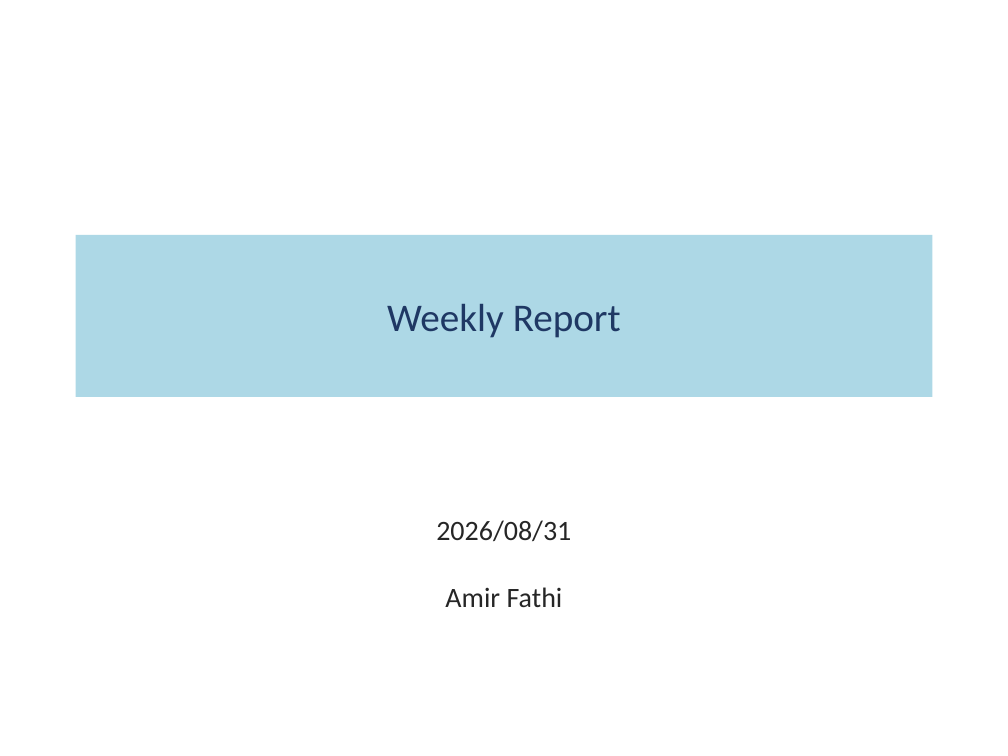
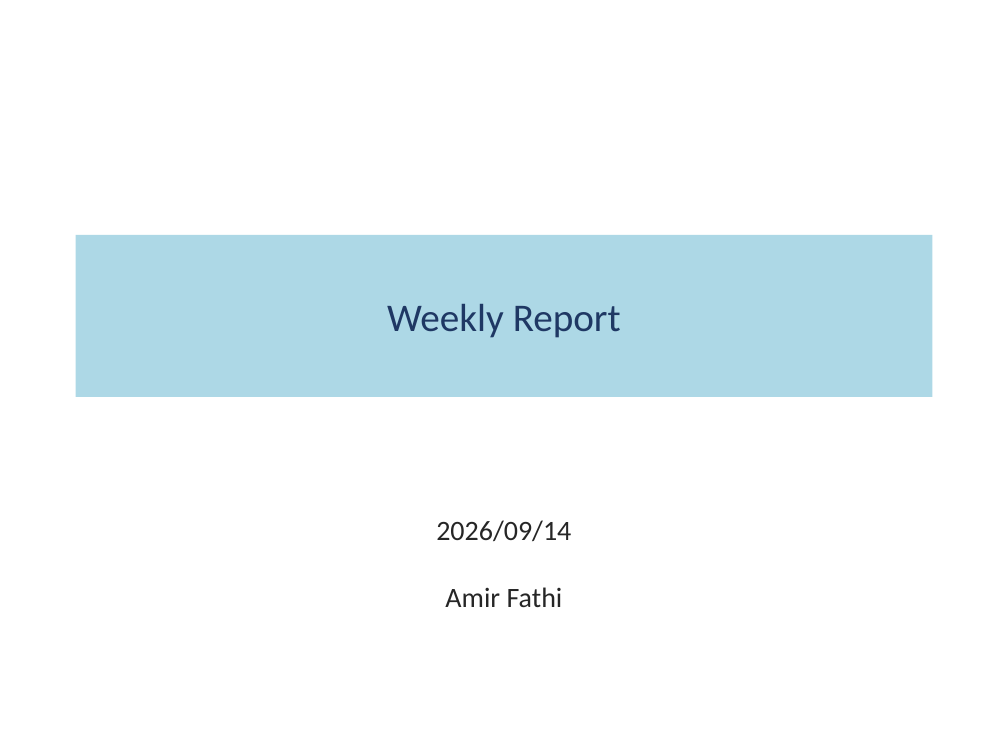
Before and after one commit to fathi0amir/ppt-with-quarto, a slide deck: slide 1 of main.pptx. Drawn at 1008x756 pixels with LibreOffice and Linux fonts; fonts in the diff are those of the drawing. Boxes give left, top, right and bottom in pixels: in the first picture for what was removed or moved away, otherwise in the second. Text is boxed around its words. In the diff, an @@ line names an element or a change of style, - is before the commit and + after.

Commit message:
Added material for the weekly report.

```diff
--- a/main.pptx
+++ b/main.pptx
@@ subtitle at (436, 520, 571, 607): text changed @@
-2026/08/31
-Amir Fathi
+2026/09/14
+Amir Fathi
```
Also in this commit, not shown: 2 other slides changed, 5 slides added, 6 slides removed, 3 other files.
